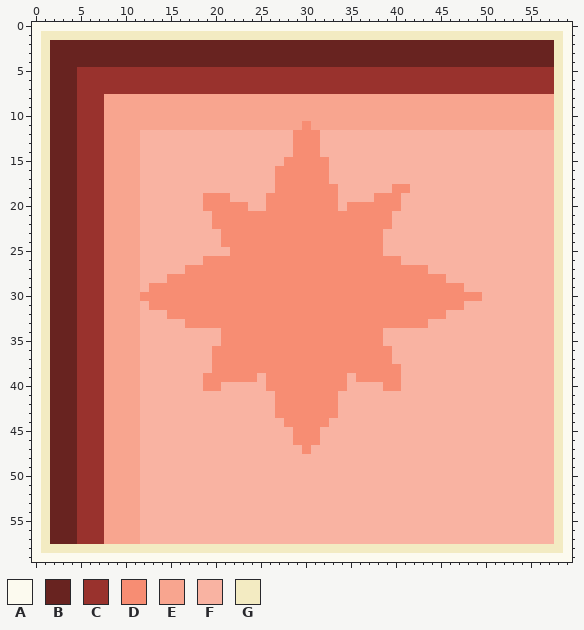
Edited in one commit: pixel-art sprite (materials/images/assets/tiles/start.png). This is how it looked before the edit.
The file is 60x60 pixels.
Palette (. is transparent): A #fcfaef  B #682320  C #99322d  D #f78d73  E #f8a58f  F #f9b3a2  G #f3ebc2
After:
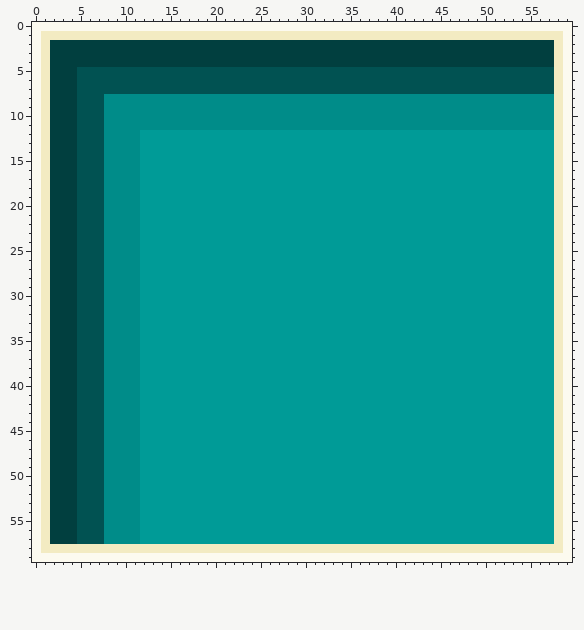
Changes in this commit:
Colour B changes from #682320 to #013f3f.
Colour C changes from #99322d to #015252.
Colour E changes from #f8a58f to #008c89.
Colour F changes from #f9b3a2 to #009b97.
Colour E replaces colour D in row 11 at x 30.
Colour F replaces colour D in rows 12 to 14 at x 29 to 31; in row 15 at x 28 to 32; in rows 16 to 17 at x 27 to 32; in row 18 at x 27 to 33 and 40 to 41; in row 19 at x 19 to 21, 26 to 33 and 38 to 40; in row 20 at x 19 to 23, 26 to 33 and 35 to 40.
Colour F replaces colour D in rows 21 to 22 at x 20 to 39; in rows 23 to 24 at x 21 to 38; in row 25 at x 22 to 38; in row 26 at x 19 to 40; in row 27 at x 17 to 43; in row 28 at x 15 to 45.
Colour F replaces colour D in row 29 at x 13 to 47; in row 30 at x 12 to 49; in row 31 at x 13 to 47; in row 32 at x 15 to 45; in row 33 at x 17 to 43; in rows 34 to 35 at x 21 to 38.
Colour F replaces colour D in rows 36 to 37 at x 20 to 39; in row 38 at x 20 to 40; in row 39 at x 19 to 24, 26 to 34 and 36 to 40; in row 40 at x 19 to 20, 26 to 34 and 39 to 40; in rows 41 to 43 at x 27 to 33; in row 44 at x 28 to 32.
Colour F replaces colour D in rows 45 to 46 at x 29 to 31; in row 47 at x 30.
